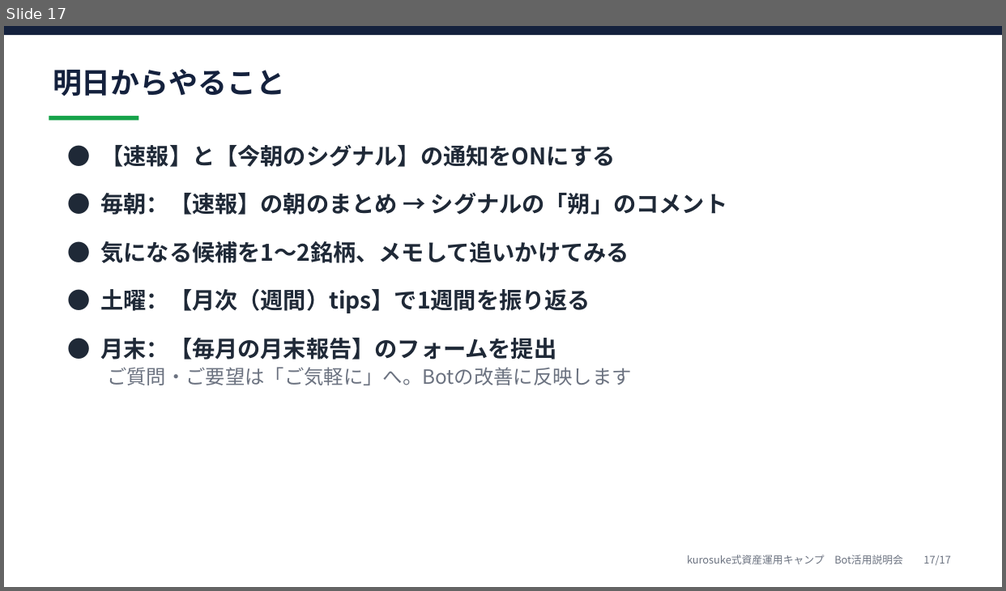
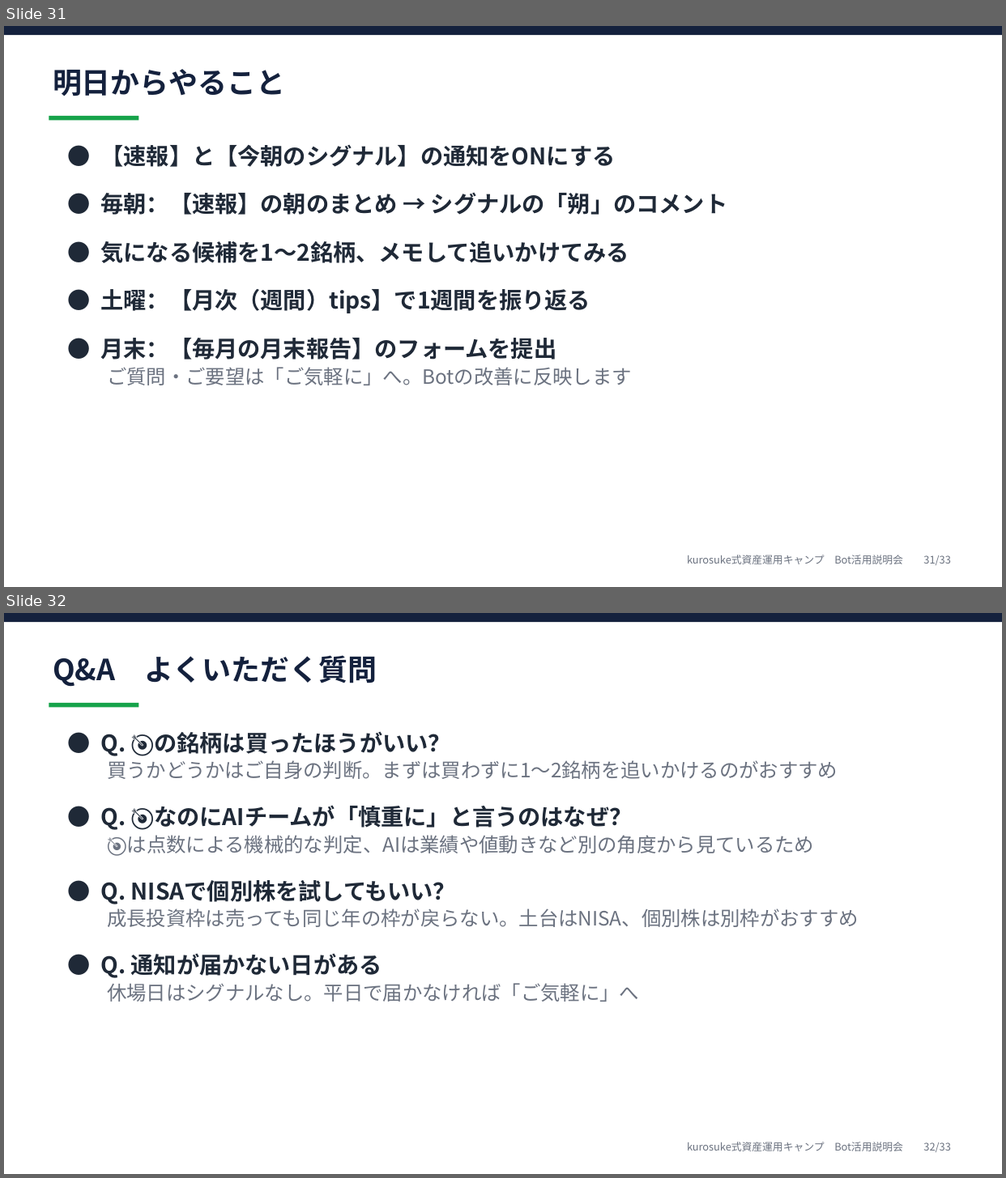
Before and after one commit to kurosuke26/Trading-Signal-Bot-Kurosuke, a slide deck: docs/camp_briefing/camp_briefing.pptx. Shown one above the other, each under a label of ours: slide 17 before the commit, slides 31 and 32 after it. The pictures are 1006x591 and 1006x1178 pixels, drawn with LibreOffice and Linux fonts; fonts in the diff are those of the drawing. Boxes give left, top, right and bottom in pixels: in the first picture for what was removed or moved away, otherwise in the second. Text is boxed around its words. In the diff, an @@ line names an element or a change of style, - is before the commit and + after.

```diff
--- a/docs/camp_briefing/camp_briefing.pptx
+++ b/docs/camp_briefing/camp_briefing.pptx
@@ slide 32 added at (4, 613, 1002, 1174), background #FFFFFF @@
@@ rectangle added at (4, 613, 1002, 622), fill #14213D @@
@@ text added at (53, 655, 377, 687), 28 pt, text #14213D, bold @@
+Q&A よくいただく質問
@@ rectangle added at (49, 703, 138, 707), fill #16A34A @@
@@ text added at (100, 733, 859, 1002), 19 pt, text #6B7280 @@
+● Q. 🎯の銘柄は買ったほうがいい？
+買うかどうかはご自身の判断。まずは買わずに1〜2銘柄を追いかけるのがおすすめ
+● Q. 🎯なのにAIチームが「慎重に」と言うのはなぜ？
+🎯は点数による機械的な判定、AIは業績や値動きなど別の角度から見ているため
+● Q. NISAで個別株を試してもいい？
+成長投資枠は売っても同じ年の枠が戻らない。土台はNISA、個別株は別枠がおすすめ
+● Q. 通知が届かない日がある
+休場日はシグナルなし。平日で届かなければ「ご気軽に」へ
@@ text added at (687, 1142, 950, 1152), 10 pt, text #6B7280 @@
+kurosuke式資産運用キャンプ Bot活用説明会 32/33
@@ what was slide 17 is now slide 31 @@
@@ slide 31 changed as well @@
@@ text at (687, 555, 950, 565): text changed @@
-kurosuke式資産運用キャンプ Bot活用説明会 17/17
+kurosuke式資産運用キャンプ Bot活用説明会 31/33
```
Also in this commit, not shown: 15 other slides changed, 15 other slides added, 2 other files.
